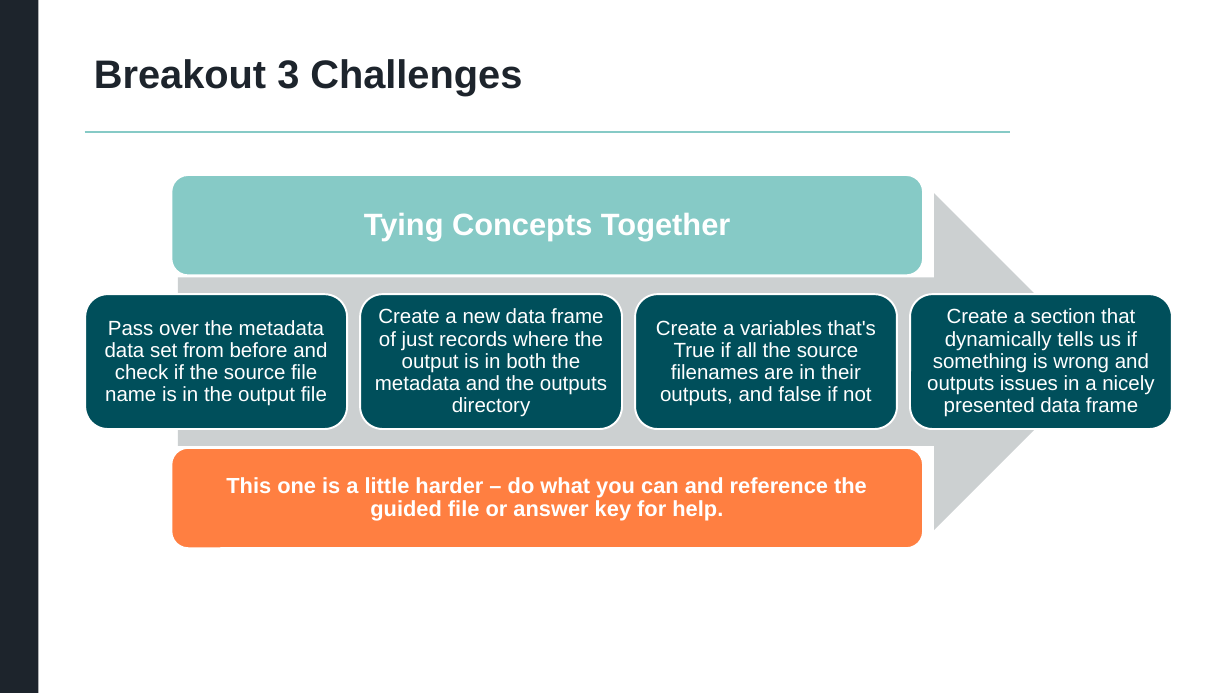
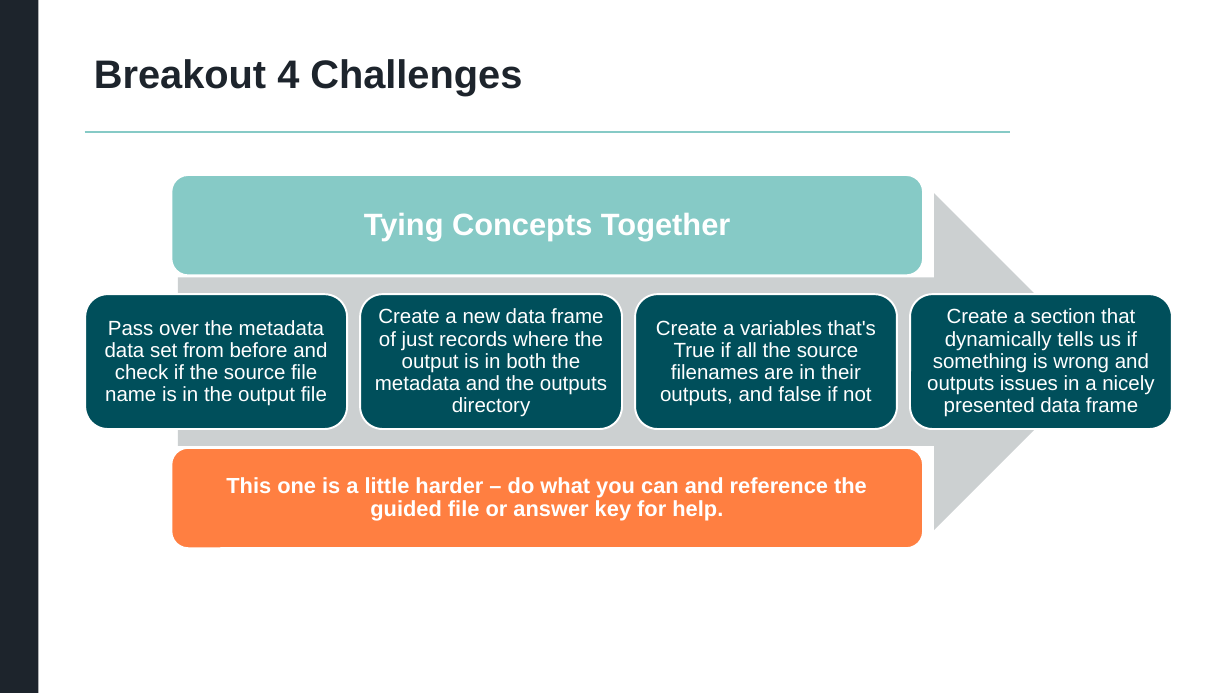
Before and after one commit to atorus-research/MultilingualMarkdown, a slide deck: slide 56 of MultilingualMarkdown.pptx (slide 39 before the commit). Drawn at 1232x693 pixels with LibreOffice and Linux fonts; fonts in the diff are those of the drawing; background and template pictures are left out. Boxes give left, top, right and bottom in pixels: in the first picture for what was removed or moved away, otherwise in the second. Text is boxed around its words. In the diff, an @@ line names an element or a change of style, - is before the commit and + after.

```diff
--- a/MultilingualMarkdown.pptx
+++ b/MultilingualMarkdown.pptx
@@ title at (94,59,522,95): text changed @@
-Breakout 3 Challenges
+Breakout 4 Challenges
```
Also in this commit, not shown: 7 other slides changed, 18 slides added, 1 slide removed.
